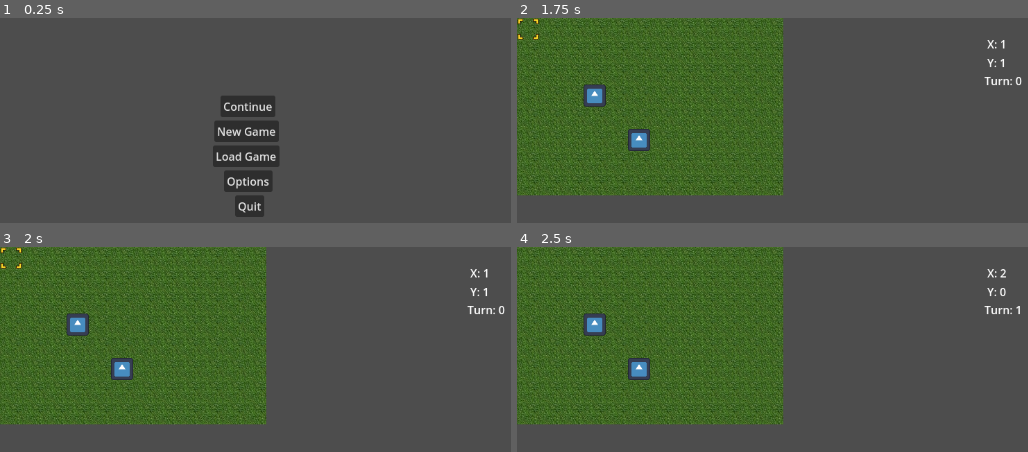
Above: before the commit, frames 1-4 (two rows, left to right).
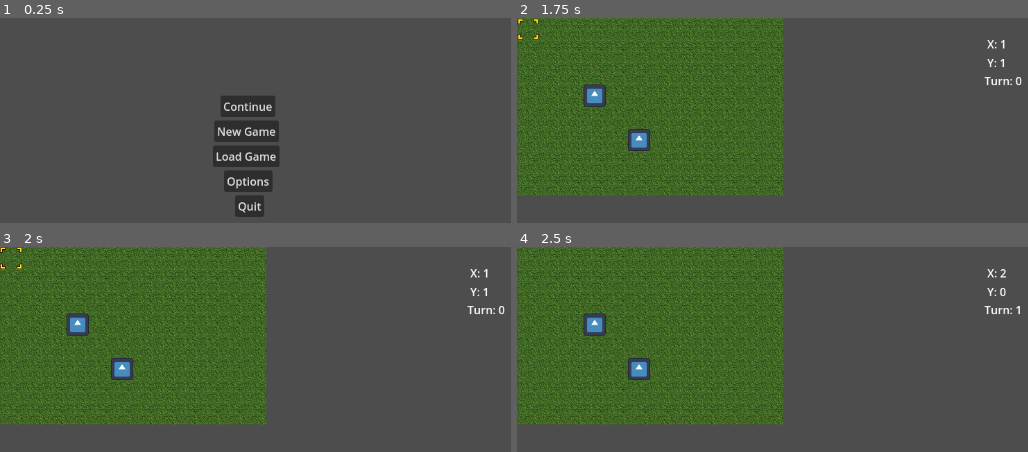
Above: after the commit, the same moments.

Repository: Gavello685/Project-Lovelace
Game: Godot game, scene res://main_menu.tscn
The game is run twice, just before and just after one commit, with the same random seed, the same clock (stepped at 60 frames per second) and the same inputs. The engine's default icon, where the game draws it, is replaced by a stand-in: a white triangle on a blue panel in a dark square.
Inputs:
- Up to frame 1 (0.25 s): no input
- Up to frame 2 (1.75 s): click "Load Game" at 0.5 s; click "New Game" at 1.25 s
- Up to frame 3 (2 s): no input
- Up to frame 4 (2.5 s): tap Enter (start) at 2 s; hold Right (right) from 2.03 s (still down); hold Enter (start) from 2.03 s (still down); tap Up (up) at 2.27 s

Frames 1-2 are identical in both runs. In frame 3, 0.1% of the frame differs, in the area x 0-5%, y 0-11%; in frame 4, nothing differs.

Commit message:
Changed the format of unit objects to use resources
Added a character class type (called bot_stats right now; needs to be changed)
Added character class type (called bot right now; needs to be changed)
Tested various loading things

Diff:
--- a/New_Game.gd
+++ b/New_Game.gd
@@ -1,29 +1,11 @@
 extends Button
 
-var item_data = {}
-var data_file_path = "res://unit_test.json"
-
 func _on_pressed():
-	get_tree().change_scene_to_file("res://main_node.tscn")
+	Global.goto_scene("res://main_node.tscn")
 
 func _on_quit_pressed():
 	get_tree().quit()
 
 func _on_load_game_pressed():
-	item_data = load_json_file(data_file_path)
-	print(JSON.stringify(item_data,"\t"))
-
-
-# HELPER FUNCTIONS
-func load_json_file(filePath: String):
-	if FileAccess.file_exists(filePath):
-		var dataFile = FileAccess.open(filePath, FileAccess.READ)
-		var parsedResults = JSON.parse_string(dataFile.get_as_text())
-
-		if parsedResults is Dictionary:
-			return parsedResults
-		else:
-			print("Could not parse JSON file into dictionary")
-
-	else:
-		print("Could not find JSON file")
+	print(JSON.stringify(Global.item_data['units_newGame'][0].values(),"\t"))
+	print(JSON.stringify(Global.item_data['units_newGame'][1].values(),"\t"))
--- a/Unit.gd
+++ b/Unit.gd
@@ -43,8 +43,6 @@
 	self.add_child(_hitbox)
 	self.scale = Vector2(0.25,0.25)
 
-	pass
-
 func _unhandled_input(event):
 	for dir in inputs.keys():
 		if event.is_action_pressed(dir) and unit_selected:
--- /dev/null
+++ b/bot.gd
@@ -0,0 +1,60 @@
+extends CharacterBody2D
+
+class_name bot
+
+@export var charName: String
+@export var charClass: bot_stats
+@export var level: int
+@export var sprite: Sprite2D
+@export var team: int
+@export var startPos: Vector2
+@export var shape: RectangleShape2D
+@export var hitbox: CollisionShape2D
+
+func _init(p_charName = "Default", p_charClass = "res://bot_stats.tres", p_level = 1, p_sprite = "res://icon.svg", p_team = 0, p_startPos = Vector2(0,0), p_shape = RectangleShape2D.new(), p_hitbox = CollisionShape2D.new()):
+	self.charName = p_charName
+	self.charClass = load(p_charClass)
+	self.level = p_level
+	self.sprite = Sprite2D.new()
+	self.sprite.texture = load(p_sprite)
+	self.add_child(sprite)
+	self.team = p_team
+	self.startPos = p_startPos
+	self.shape = RectangleShape2D.new()
+	self.shape.size = Vector2(1,1)
+	self.hitbox = CollisionShape2D.new()
+	self.hitbox.shape = shape
+	self.add_child(hitbox)
+	self.scale = Vector2(0.25,0.25)
+
+func _ready():
+	# Uses an implicit, duck-typed interface for any 'health'-compatible resources.
+	if charClass:
+		charClass._print()
+
+
+const SPEED = 300.0
+const JUMP_VELOCITY = -400.0
+
+# Get the gravity from the project settings to be synced with RigidBody nodes.
+var gravity = ProjectSettings.get_setting("physics/2d/default_gravity")
+
+
+func _physics_process(delta):
+	# Add the gravity.
+	if not is_on_floor():
+		velocity.y += gravity * delta
+
+	# Handle jump.
+	if Input.is_action_just_pressed("ui_accept") and is_on_floor():
+		velocity.y = JUMP_VELOCITY
+
+	# Get the input direction and handle the movement/deceleration.
+	# As good practice, you should replace UI actions with custom gameplay actions.
+	var direction = Input.get_axis("ui_left", "ui_right")
+	if direction:
+		velocity.x = direction * SPEED
+	else:
+		velocity.x = move_toward(velocity.x, 0, SPEED)
+
+	#move_and_slide()
--- /dev/null
+++ b/bot.tres
@@ -0,0 +1,12 @@
+[gd_resource type="Resource" script_class="bot" load_steps=3 format=3 uid="uid://xedhyhocbgkt"]
+
+[ext_resource type="Script" path="res://bot.gd" id="1_3686y"]
+[ext_resource type="Resource" uid="uid://dv08kafjcaxvc" path="res://bot_stats.tres" id="1_kcsux"]
+
+[resource]
+script = ExtResource("1_3686y")
+charName = ""
+charClass = ExtResource("1_kcsux")
+level = 0
+team = 0
+startPos = Vector2(0, 0)
--- /dev/null
+++ b/bot_stats.gd
@@ -0,0 +1,21 @@
+extends Resource
+
+class_name bot_stats
+
+@export var attack: int
+@export var defense: int
+@export var hp: int
+@export var magic: int
+@export var movement: int
+@export var speed: int
+
+func _init(p_attack = 0, p_defense = 0, p_hp = 0, p_magic = 0, p_movement = 0, p_speed = 0):
+	self.attack = p_attack
+	self.defense = p_defense
+	self.hp = p_hp
+	self.magic = p_magic
+	self.movement = p_movement
+	self.speed = p_speed
+
+func _print():
+	print("att:",attack,",def:",defense,",hp:",hp,",mag:",magic,",mov:",movement,",spd:",speed)
--- /dev/null
+++ b/bot_stats.tres
@@ -0,0 +1,12 @@
+[gd_resource type="Resource" script_class="bot_stats" load_steps=2 format=3 uid="uid://dv08kafjcaxvc"]
+
+[ext_resource type="Script" path="res://bot_stats.gd" id="1_8s082"]
+
+[resource]
+script = ExtResource("1_8s082")
+attack = 1
+defense = 1
+hp = 5
+magic = 1
+movement = 1
+speed = 1
--- /dev/null
+++ b/global.gd
@@ -0,0 +1,56 @@
+extends Node
+
+var item_data = {}
+var units: Array[bot]
+var data_file_path = "res://units_test.json"
+var current_scene = null
+
+func _ready():
+	var root = get_tree().root
+	current_scene = root.get_child(root.get_child_count() - 1)
+	item_data = load_json_file(data_file_path)
+
+
+# HELPER FUNCTIONS
+func load_json_file(filePath: String):
+	if FileAccess.file_exists(filePath):
+		var dataFile = FileAccess.open(filePath, FileAccess.READ)
+		var parsedResults = JSON.parse_string(dataFile.get_as_text())
+
+		if parsedResults is Dictionary:
+			return parsedResults
+		else:
+			print("Could not parse JSON file into dictionary")
+
+	else:
+		print("Could not find JSON file")
+
+
+func goto_scene(path):
+	# This function will usually be called from a signal callback,
+	# or some other function in the current scene.
+	# Deleting the current scene at this point is
+	# a bad idea, because it may still be executing code.
+	# This will result in a crash or unexpected behavior.
+
+	# The solution is to defer the load to a later time, when
+	# we can be sure that no code from the current scene is running:
+
+	call_deferred("_deferred_goto_scene", path)
+
+
+func _deferred_goto_scene(path):
+	# It is now safe to remove the current scene.
+	current_scene.free()
+
+	# Load the new scene.
+	var s = ResourceLoader.load(path)
+
+	# Instance the new scene.
+	current_scene = s.instantiate()
+
+	# Add it to the active scene, as child of root.
+	get_tree().root.add_child(current_scene)
+
+	# Optionally, to make it compatible with the SceneTree.change_scene_to_file() API.
+	get_tree().current_scene = current_scene
--- a/project.godot
+++ b/project.godot
@@ -14,6 +14,10 @@
 run/main_scene="res://main_menu.tscn"
 config/features=PackedStringArray("4.2", "Forward Plus")
 config/icon="res://icon.svg"
+
+[autoload]
+
+Global="*res://global.gd"
 
 [input]
 
--- a/units.tres
+++ /dev/null
@@ -1,24 +0,0 @@
-{
-    "units": {
-        "0": {
-            "Name": "Joan",
-            "Attack": 6,
-            "Class": "Mage",
-            "Defense": 6,
-            "HP": 19,
-            "Magic": 12,
-            "Movement": 4,
-            "Speed": 8
-        },
-        "1": {
-            "Name": "David",
-            "Attack": 13,
-            "Class": "Warrior",
-            "Defense": 9,
-            "HP": 26,
-            "Magic": 4,
-            "Movement": 5,
-            "Speed": 5
-        }
-    }
-}
--- a/unit_test.json
+++ b/units_test.json
@@ -1,6 +1,6 @@
 {
-	"units": {
-		"0": {
+	"units_newGame": [
+		{
 			"Name": "Joan",
 			"Attack": 6,
 			"Class": "Mage",
@@ -10,7 +10,7 @@
 			"Movement": 4,
 			"Speed": 8
 		},
-		"1": {
+		{
 			"Name": "David",
 			"Attack": 13,
 			"Class": "Warrior",
@@ -20,5 +20,5 @@
 			"Movement": 5,
 			"Speed": 5
 		}
-	}
+	]
 }
